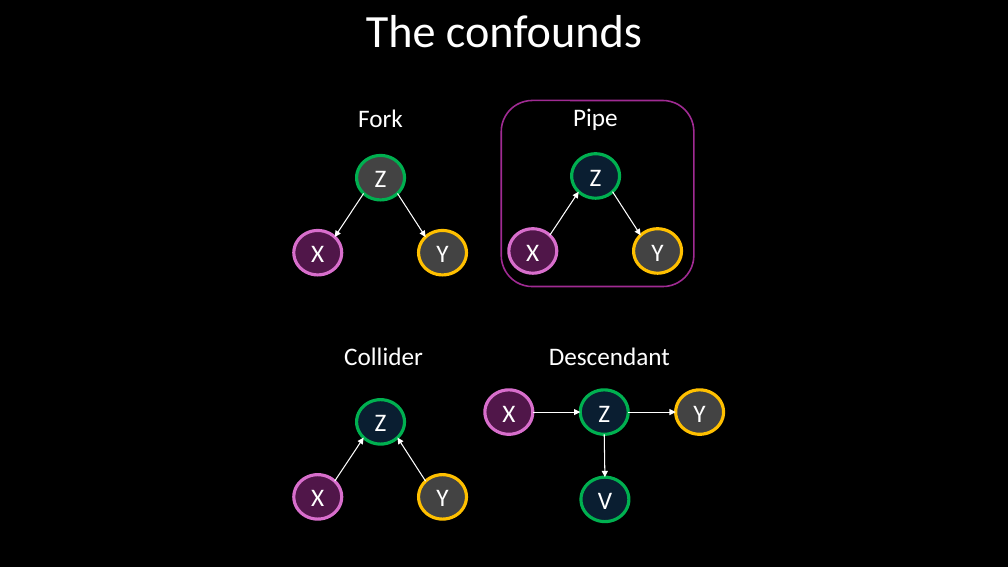
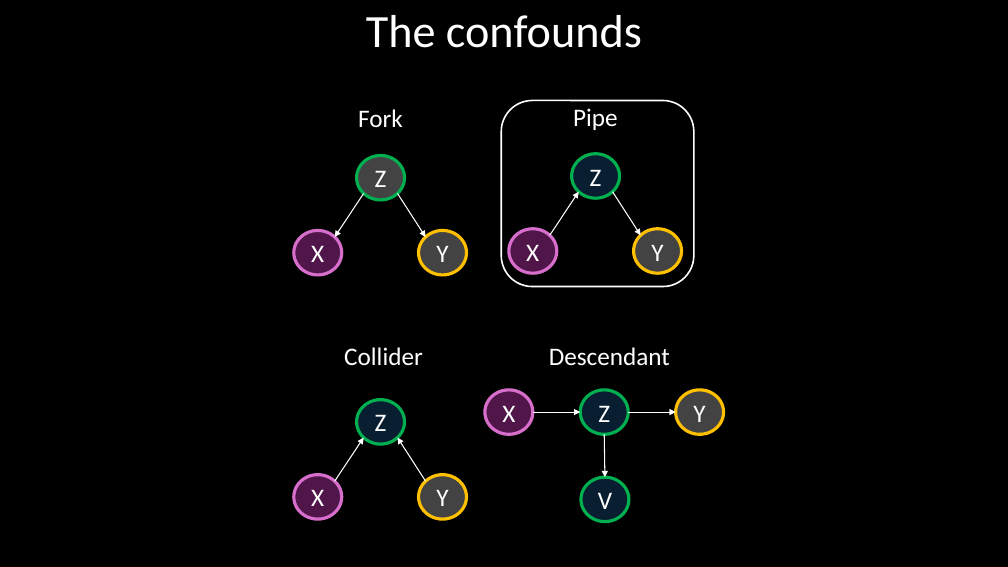
Before and after one commit to DeonRoos/stats-for-biologists, a slide deck: slide 15 of Lectures/Lecture 07.2 Confounding.pptx (slide 13 before the commit). Drawn at 1008x567 pixels with LibreOffice and Linux fonts; fonts in the diff are those of the drawing. Boxes give left, top, right and bottom in pixels: in the first picture for what was removed or moved away, otherwise in the second. Text is boxed around its words. In the diff, an @@ line names an element or a change of style, - is before the commit and + after.

```diff
--- a/Lectures/Lecture 07.2 Confounding.pptx
+++ b/Lectures/Lecture 07.2 Confounding.pptx
@@ rounded rectangle at bbox=[501, 101, 694, 287]: outline #A02B93 1.5 pt to #FFFFFF 1.5 pt @@
```
Also in this commit, not shown: 11 other slides changed, 8 slides added, 7 slides removed, 10 other files.
